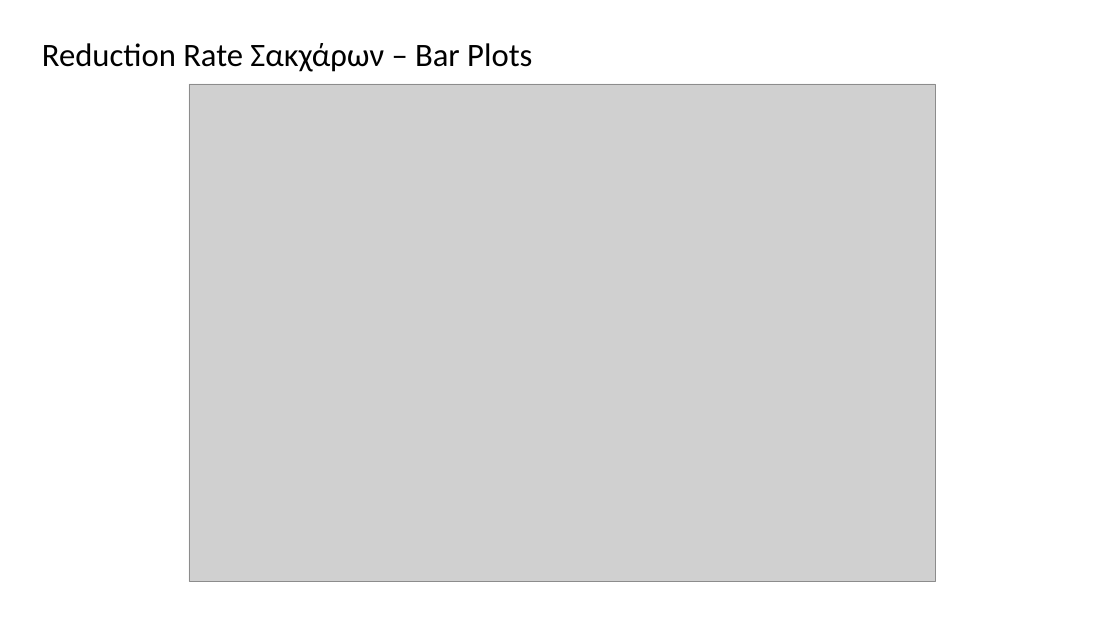
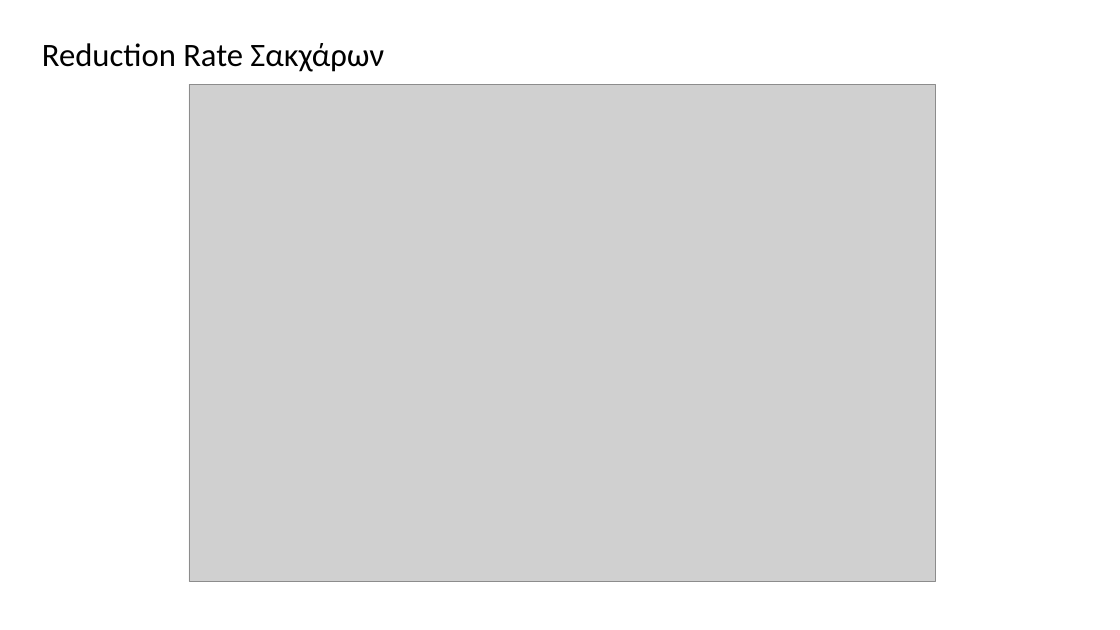
Before and after one commit to Vidianos-Giannitsis/masters-thesis, a slide deck: slide 5 of Reports/lab_scale_SSF_trial_2.pptx. Drawn at 1120x630 pixels with LibreOffice and Linux fonts; fonts in the diff are those of the drawing; grey boxes stand for pictures. Boxes give left, top, right and bottom in pixels: in the first picture for what was removed or moved away, otherwise in the second. Text is boxed around its words. In the diff, an @@ line names an element or a change of style, - is before the commit and + after.

```diff
--- a/Reports/lab_scale_SSF_trial_2.pptx
+++ b/Reports/lab_scale_SSF_trial_2.pptx
@@ title at bbox=[42, 43, 384, 72]: text changed @@
-Reduction Rate Σακχάρων – Bar Plots
+Reduction Rate Σακχάρων
```
Also in this commit, not shown: 4 other slides changed, 9 slides added, 4 slides removed, 19 other files.
